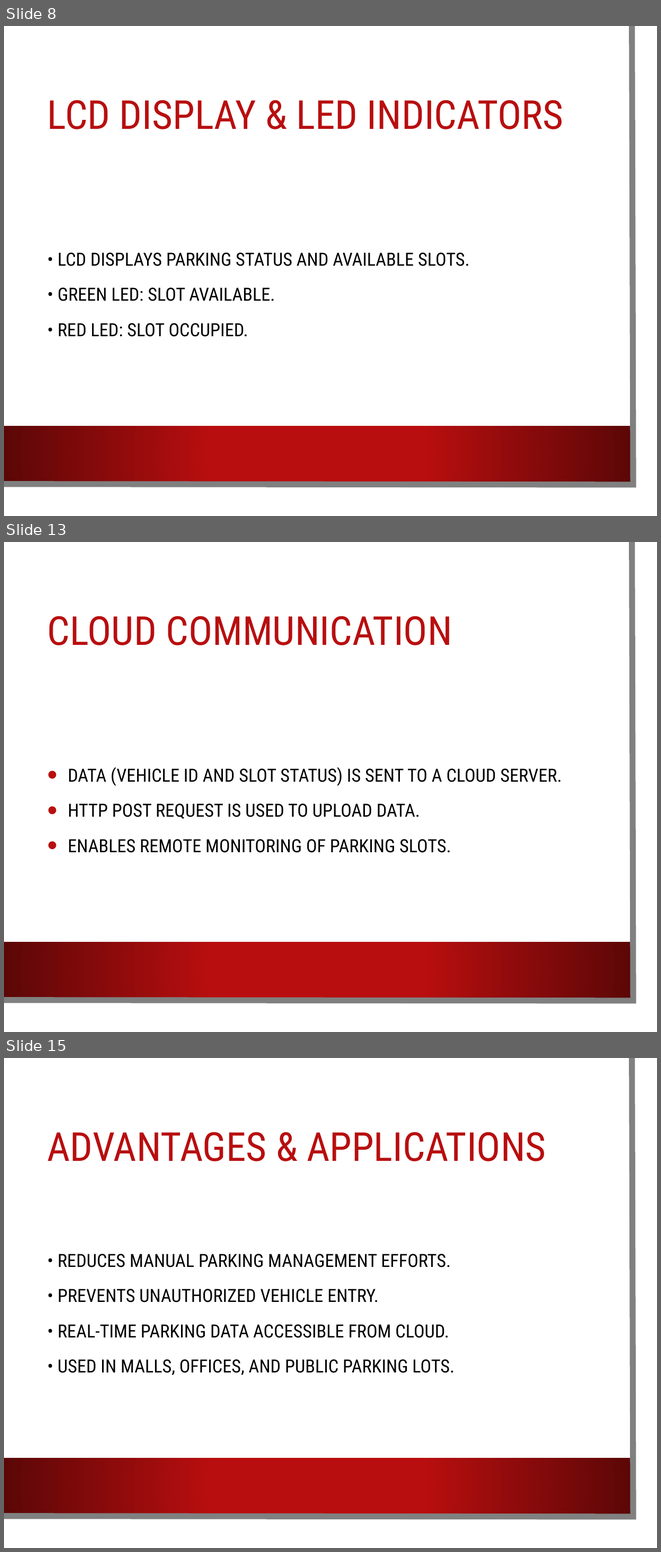
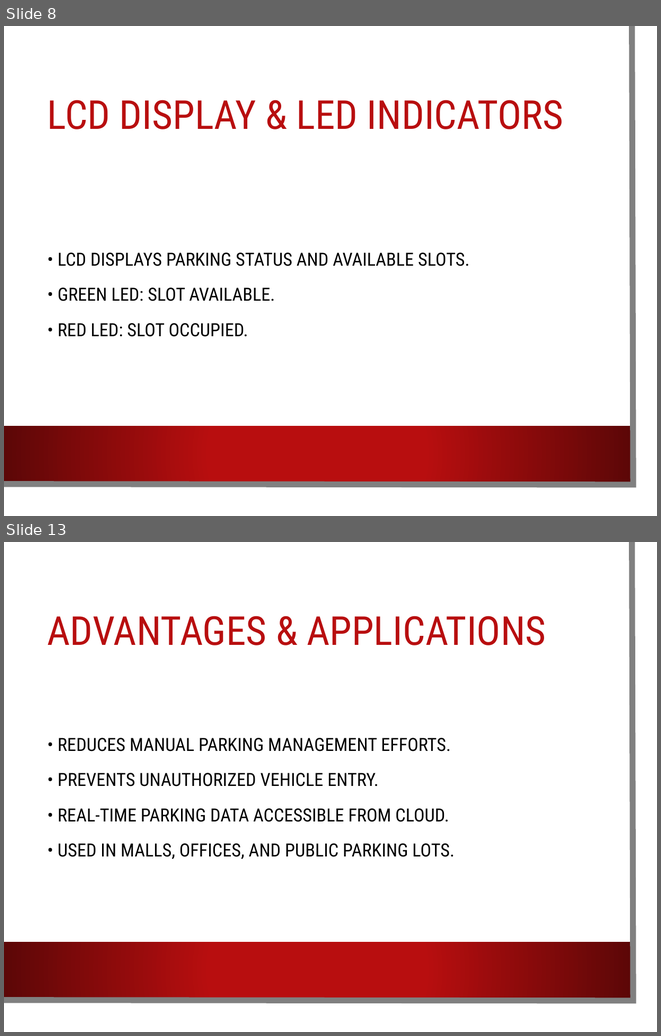
Before and after one commit to IndrayudhB/Smart-Parking-System-using-IoT-RFID, a slide deck: Smart_Parking_System_Presentation.pptx. Shown one above the other, each under a label of ours: slides 8, 13 and 15 before the commit, slides 8 and 13 after it; the slides between them are not shown. The pictures are 661x1552 and 661x1036 pixels, drawn with LibreOffice and Linux fonts; fonts in the diff are those of the drawing; background and template pictures are left out. Boxes give left, top, right and bottom in pixels: in the first picture for what was removed or moved away, otherwise in the second. Text is boxed around its words. In the diff, an @@ line names an element or a change of style, - is before the commit and + after.

```diff
--- a/Smart_Parking_System_Presentation.pptx
+++ b/Smart_Parking_System_Presentation.pptx
@@ slide 13 removed at [4,542,657,1032], background picture (left out); not listed: 3 template elements that a slide beside it also shows @@
@@ title removed at [47,616,452,645] @@
-CLOUD COMMUNICATION
@@ text removed at [68,767,562,853] @@
-• DATA (VEHICLE ID AND SLOT STATUS) IS SENT TO A CLOUD SERVER.
-• HTTP POST REQUEST IS USED TO UPLOAD DATA.
-• ENABLES REMOTE MONITORING OF PARKING SLOTS.
@@ what was slide 15 is now slide 13 @@
```
Also in this commit, not shown: 4 slides added, 5 other slides removed.
